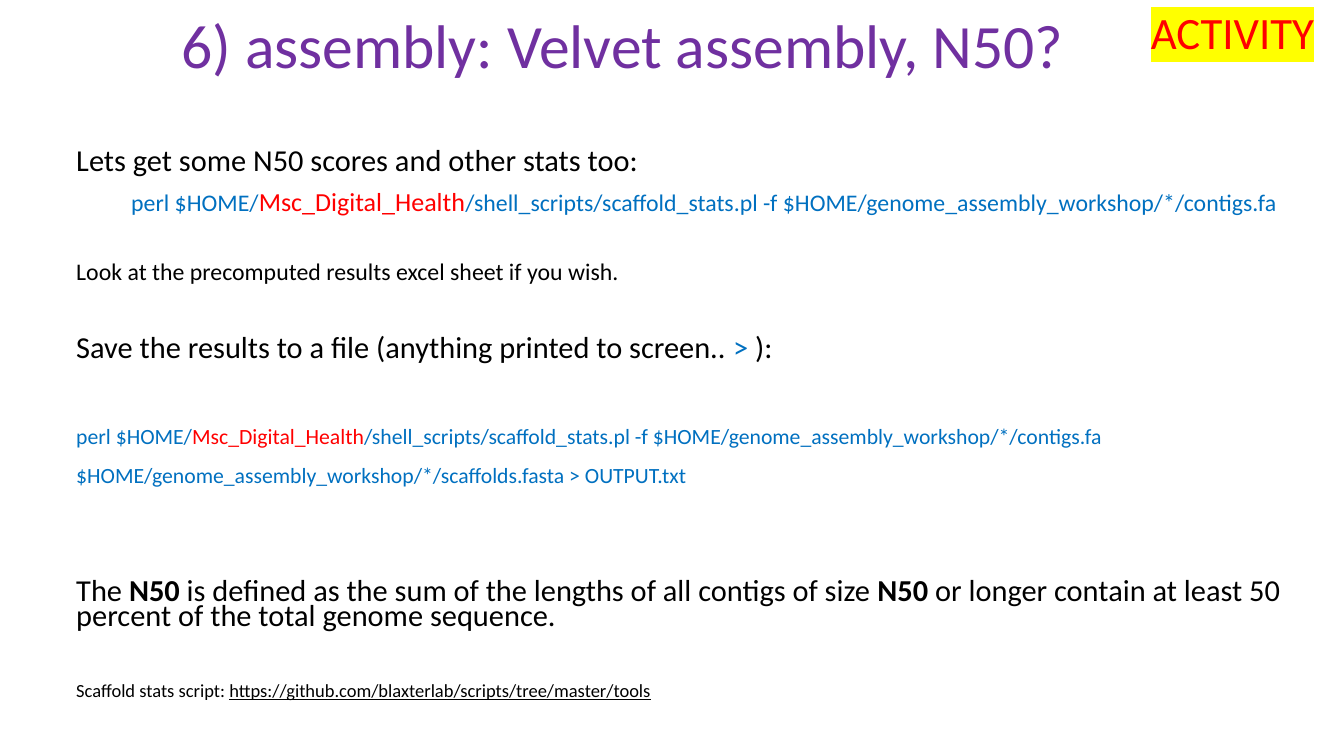
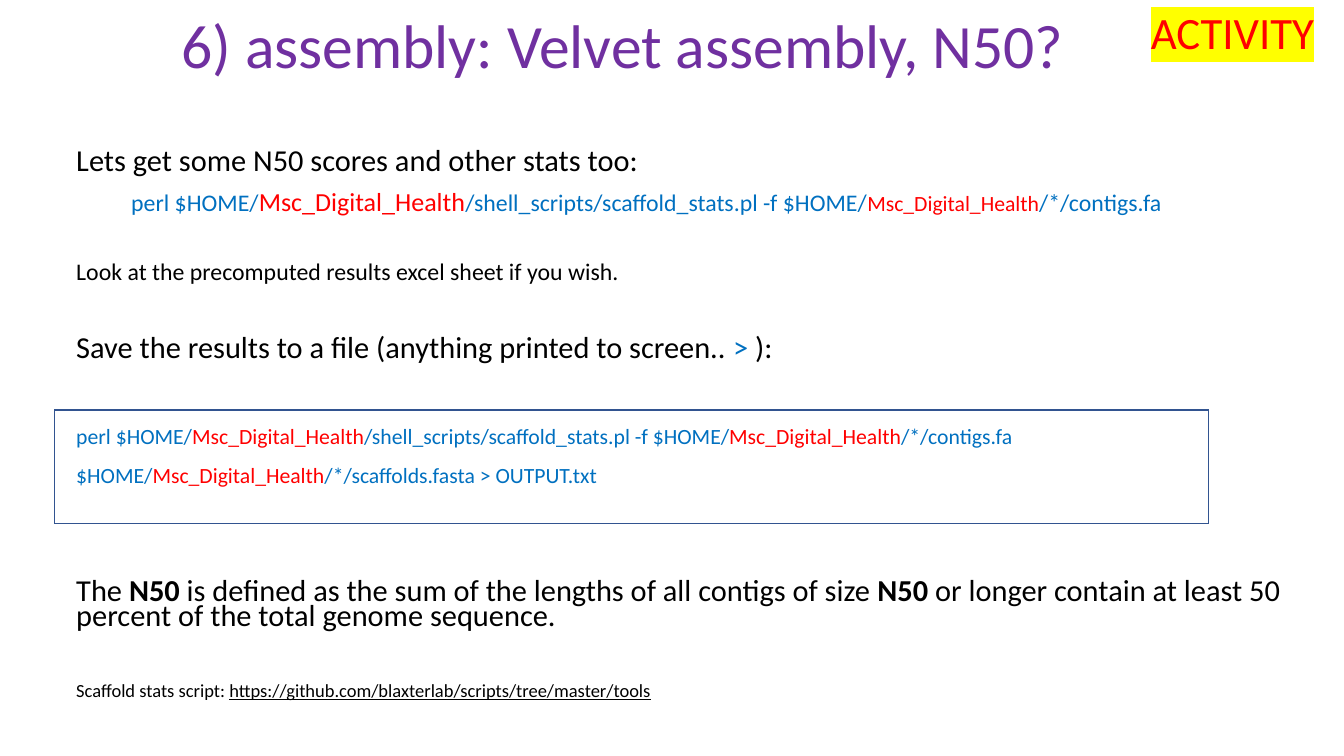
Before and after one commit to peterthorpe5/Msc_Digital_Health, a slide deck: slide 21 of powerpoint/6_assembly.pptx. Drawn at 1344x756 pixels with LibreOffice and Linux fonts; fonts in the diff are those of the drawing. Boxes give left, top, right and bottom in pixels: in the first picture for what was removed or moved away, otherwise in the second. Text is boxed around its words. In the diff, an @@ line names an element or a change of style, - is before the commit and + after.

```diff
--- a/powerpoint/6_assembly.pptx
+++ b/powerpoint/6_assembly.pptx
@@ text at [131,193,1161,216]: text changed @@
-perl $HOME/Msc_Digital_Health/shell_scripts/scaffold_stats.pl -f $HOME/genome_assembly_workshop/*/contigs.fa
+perl $HOME/Msc_Digital_Health/shell_scripts/scaffold_stats.pl -f $HOME/Msc_Digital_Health/*/contigs.fa
@@ rectangle added at [54,410,1209,524], outline #325491 1 pt @@
@@ text at [76,428,1012,487]: text changed @@
-perl $HOME/Msc_Digital_Health/shell_scripts/scaffold_stats.pl -f $HOME/genome_assembly_workshop/*/contigs.fa $HOME/genome_assembly_workshop/*/scaffolds.fasta > OUTPUT.txt
+perl $HOME/Msc_Digital_Health/shell_scripts/scaffold_stats.pl -f $HOME/Msc_Digital_Health/*/contigs.fa $HOME/Msc_Digital_Health/*/scaffolds.fasta > OUTPUT.txt
```
Also in this commit, not shown: 10 other slides changed, 1 slide added, 7 other files.
